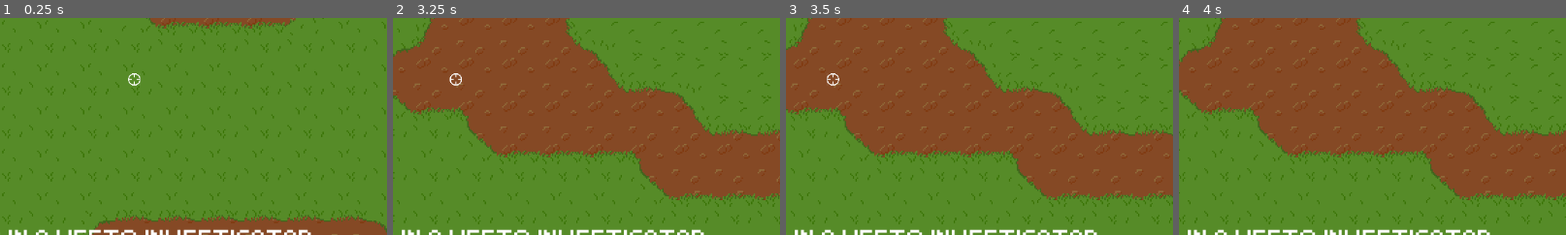
Above: before the commit, frames 1-4 (left to right).
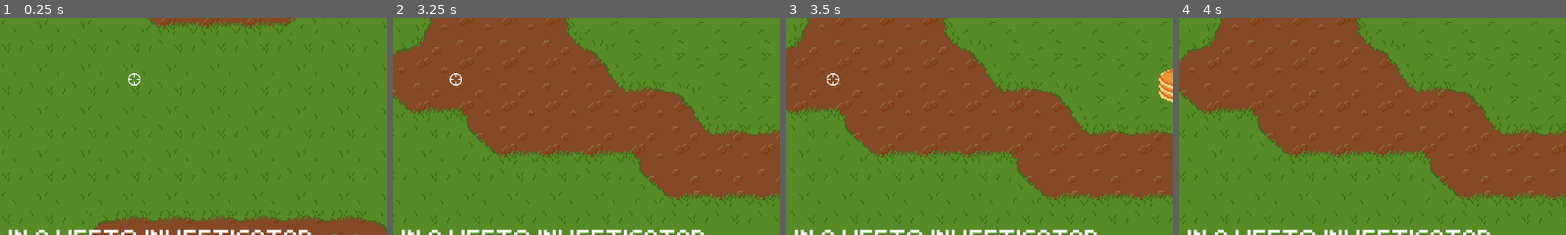
Above: after the commit, the same moments.

Repository: Fjonan/PeterPun
Game: Godot game, scene res://scenes/main.tscn
Same seed, same stepped clock (60 frames per second), same inputs: the game is played once before the commit and once after it.
Inputs (mouse positions are % of the whole screen's width and height, from its top left):
- Up to frame 1 (0.25 s): no input
- Up to frame 2 (3.25 s): tap Enter (ui_accept) at 0.5, 0.77 s; move the mouse to (72, 45) at 0.52 s; hold Right (ui_right) 0.53-1.25 s; hold F 0.53-1.25 s; click (72, 45) at 0.67 s; drag from (30, 55) to (45, 70) at 1.27 s; move the mouse to (60, 28) at 2.02 s; hold Right (ui_right) 2.03-2.75 s; hold F 2.03-2.75 s; drag from (45, 70) to (20, 35) at 2.77 s
- Up to frame 3 (3.5 s): no input
- Up to frame 4 (4 s): move the mouse to (80, 65) at 3.52 s; hold Left (ui_left) from 3.53 s (still down); hold F from 3.53 s (still down); tap Enter (ui_accept) at 3.77 s
The pictures show only the part of the screen within x 50-100%, y 37-87%; the shares and areas given below are measured in that part.

Frames 1-2 are identical in both runs. In frame 3, 0.5% of the frame differs, in the area x 96-100%, y 23-39%; in frame 4, nothing differs.

Commit message:
pancake item

Diff:
--- a/scenes/player.tscn
+++ b/scenes/player.tscn
@@ -280,5 +280,8 @@
 [node name="TypingTimer" type="Timer" parent="CharacterBody2D/WeaponManager"]
 one_shot = true
 
+[node name="ItemCooldown" type="Timer" parent="CharacterBody2D"]
+
 [connection signal="timeout" from="CharacterBody2D/WeaponManager/TypingTimer" to="CharacterBody2D" method="_on_typing_timer_timeout"]
 [connection signal="timeout" from="CharacterBody2D/WeaponManager/TypingTimer" to="CharacterBody2D/WeaponManager" method="_on_typing_timer_timeout"]
+[connection signal="timeout" from="CharacterBody2D/ItemCooldown" to="CharacterBody2D" method="_on_item_cooldown_timeout"]
--- a/scripts/enemy.gd
+++ b/scripts/enemy.gd
@@ -56,6 +56,7 @@
 	GlobalSignals.emit_signal("hit")
 
 	if (health == 0):
+		GlobalSignals.emit_signal("killed")
 		spawn_particles()
 		spawn_splatter()
 		queue_free()
--- a/scripts/main.gd
+++ b/scripts/main.gd
@@ -7,6 +7,7 @@
 @onready var pickup_container = $PickupContainer
 @onready var spawn_container = $Player/CharacterBody2D/SpawnContainer
 @onready var spawn_timer = $SpawnTimer
+@onready var item_timer = $ItemTimer
 @onready var difficulty_timer = $DifficultyTimer
 @onready var bullet_manager = $BulletManager
 @onready var player = $Player
@@ -25,8 +26,12 @@
 
 func _ready() -> void:
 	start_game()
+	GlobalSignals.connect("game_over", Callable(self, "game_over"))
+	GlobalSignals.connect("killed", Callable(self, "increase_killcount"))
 
-	GlobalSignals.connect("game_over", Callable(self, "game_over"))
+func increase_killcount():
+	enemies_killed += 1
+	killed_value.text = str(enemies_killed)
 
 func find_new_prompt(typed_character: String, puns) -> bool:
 	var prompt = puns.get_prompt()
@@ -51,8 +56,7 @@
 			current_letter_index = -1
 			active_pun.init_prompt()
 			active_pun = null
-			enemies_killed += 1
-			killed_value.text = str(enemies_killed)
+
 	else:
 		print("incorrectly typed %s instead of %s" % [key_typed, next_character])
 
@@ -87,6 +91,10 @@
 	pickup.type = 'speed'
 	pickup_container.add_child(pickup)
 
+func _on_item_timer_timeout():
+	print('SPAWN ITEM')
+	spawn_items()
+
 func _on_DifficultyTimer_timeout() -> void:
 	difficulty += 1
 	GlobalSignals.emit_signal("difficulty_increased", difficulty)
@@ -100,6 +108,7 @@
 
 	spawn_timer.stop()
 	difficulty_timer.stop()
+	item_timer.stop()
 
 	active_pun = null
 	current_letter_index = -1
@@ -108,16 +117,21 @@
 		enemy.queue_free()
 
 func start_game():
+	randomize()
+
 	pun1.init_prompt()
 
 	difficulty = 0
 	enemies_killed = 0
 	difficulty_value.text = str(0)
 	killed_value.text = str(0)
-	randomize()
+
 	spawn_timer.start()
 	difficulty_timer.start()
+	item_timer.start()
+
 	spawn_enemy()
+
 	GlobalSignals.emit_signal("game_started")
 	game_over_screen.hide()
 
@@ -126,6 +140,3 @@
 
 func _on_RestartButton_pressed() -> void:
 	start_game()
-
-func _on_item_timer_timeout():
-	pass # Replace with function body.
--- a/scripts/player.gd
+++ b/scripts/player.gd
@@ -12,6 +12,8 @@
 var player_state = "idle"
 var muzzle_radius = 0
 var controlls_locked = true
+
+var hasActiveItem = false
 
 func _ready():
 	cam.append_follow_group_node(weaponmanager.current_weapon.get_node("Aimdot"))
@@ -77,11 +79,28 @@
 
 func handle_pickable(type):
 	print('Player picked up item: ', type)
+	hasActiveItem = true
+
+	match type:
+		'speed':
+			print('speed start')
+			speed = 450
+			await get_tree().create_timer(5).timeout
+			speed = speed_default
+			print('speed end')
+
+	hasActiveItem = false
 
 func start_slowdown():
+	if (hasActiveItem): return
 	speed = 100
 	print("slow player")
 
 func _on_typing_timer_timeout():
+	if (hasActiveItem): return
 	print("fast player")
 	speed = speed_default
+
+
+func _on_item_cooldown_timeout():
+	pass # Replace with function body.
